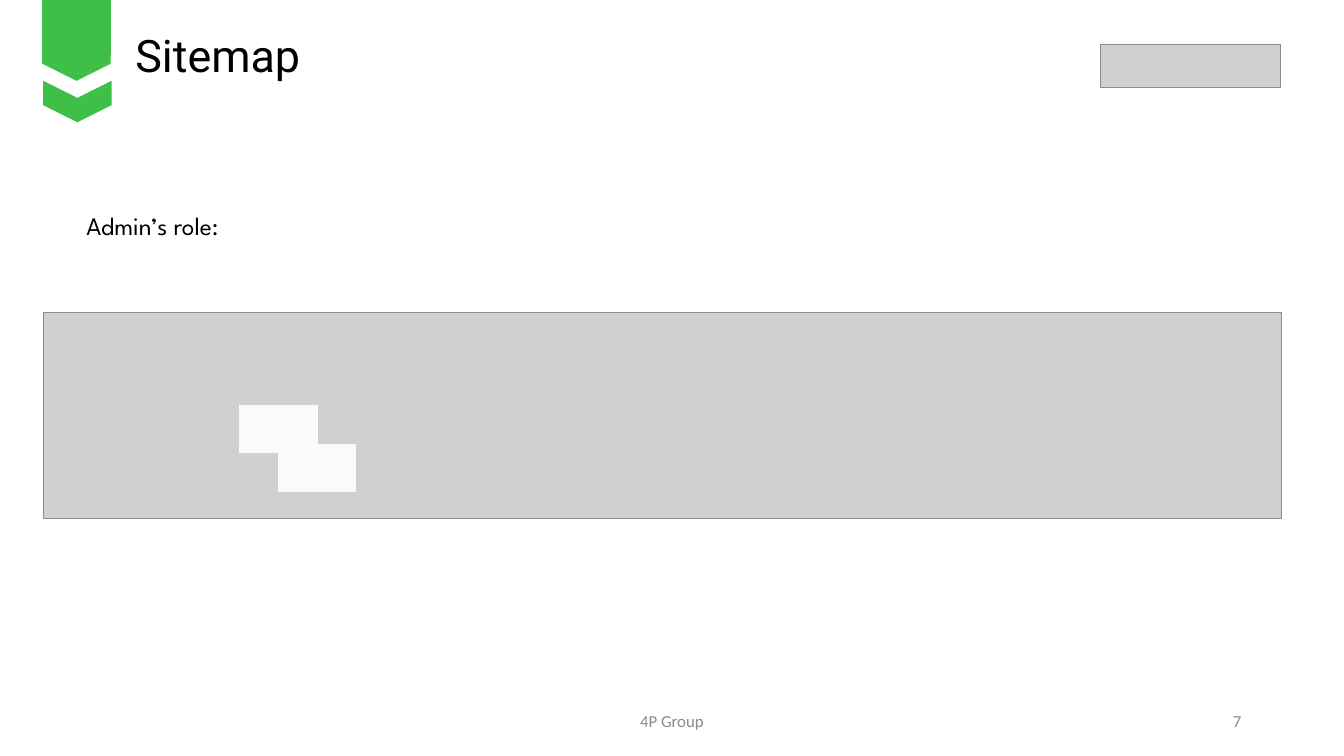
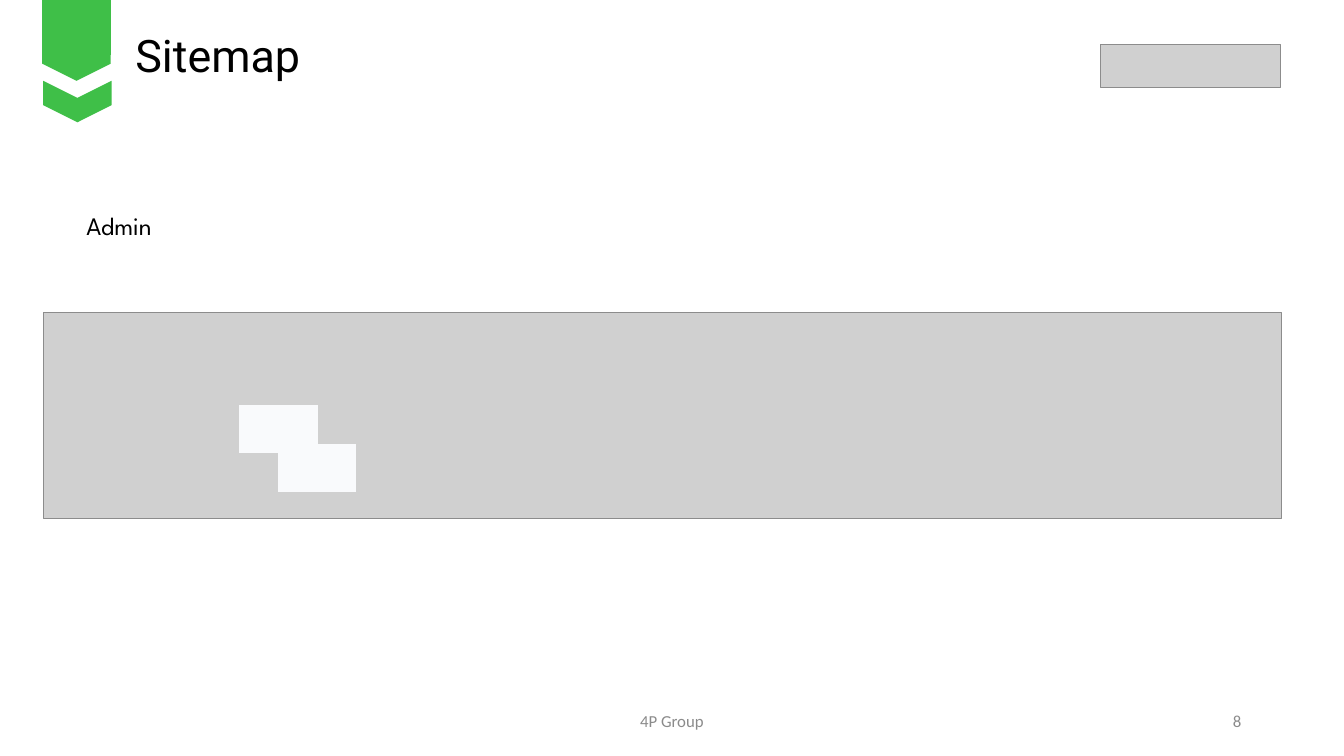
Before and after one commit to nhanntce/Fall_Group01, a slide deck: slide 8 of 4P Food.pptx (slide 7 before the commit). Drawn at 1344x756 pixels with LibreOffice and Linux fonts; fonts in the diff are those of the drawing; grey boxes stand for pictures. Boxes give left, top, right and bottom in pixels: in the first picture for what was removed or moved away, otherwise in the second. Text is boxed around its words. In the diff, an @@ line names an element or a change of style, - is before the commit and + after.

```diff
--- a/4P Food.pptx
+++ b/4P Food.pptx
@@ text at box(86, 217, 151, 236): text changed @@
-Admin’s role:
+Admin
@@ page number at box(1233, 715, 1241, 727): text changed @@
-7
+8
```
Also in this commit, not shown: 9 other slides changed, 1 slide added, 2 slides removed.
